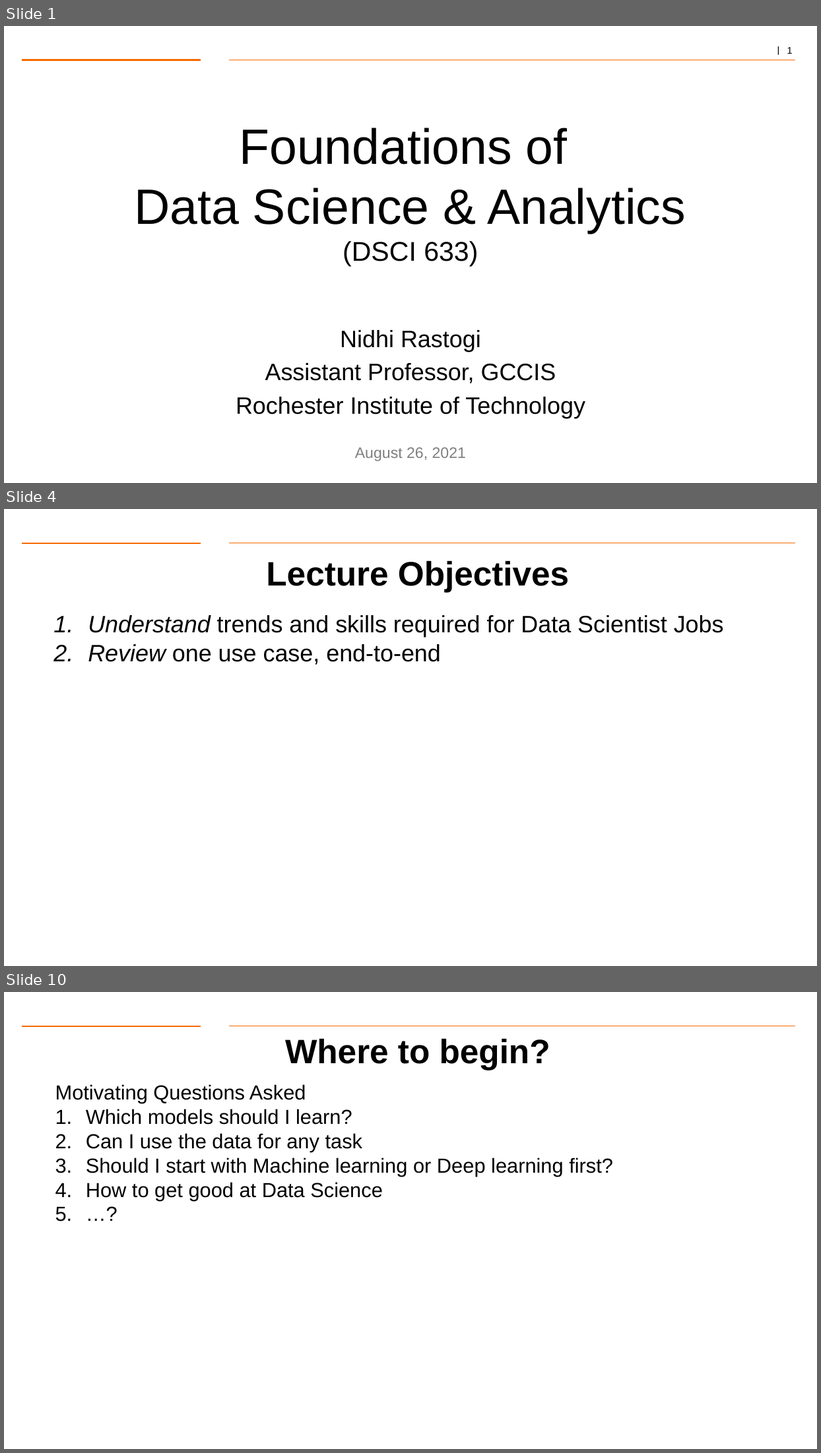
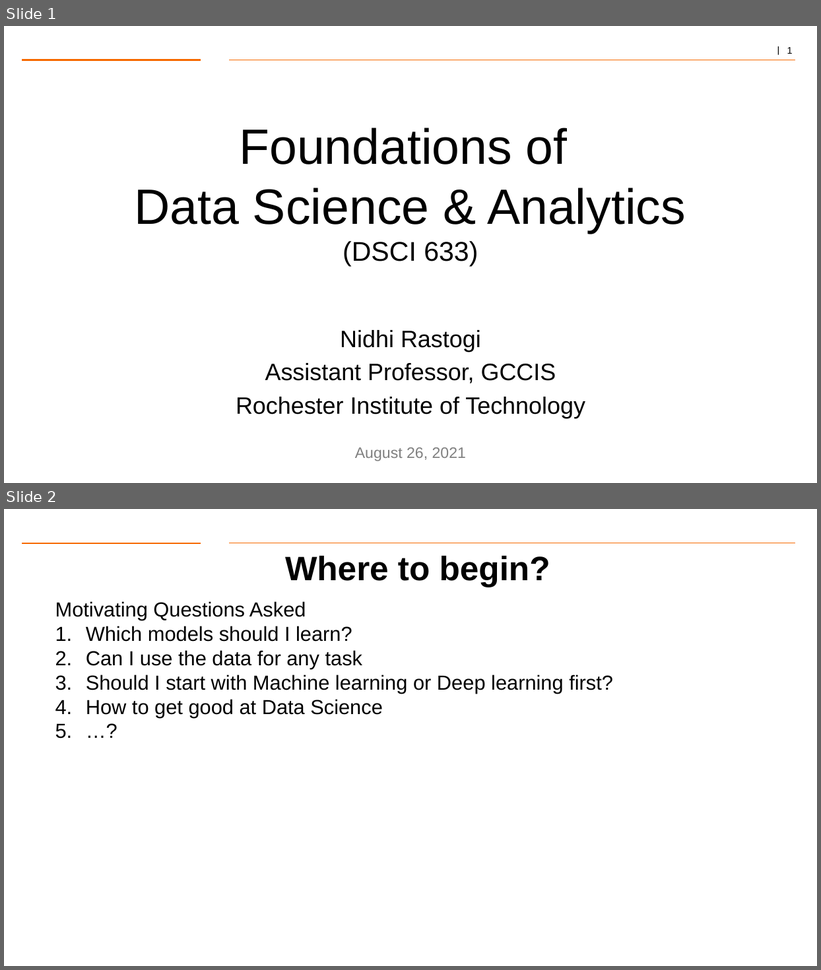
Before and after one commit to gk5951/RIT-DSCI-633-FDS, a slide deck: Syllabus/Lecture02/Lec02_CaseStudy.pptx. Shown one above the other, each under a label of ours: slides 1, 4 and 10 before the commit, slides 1 and 2 after it; the slides between them are not shown. The pictures are 821x1453 and 821x970 pixels, drawn with LibreOffice and Linux fonts; fonts in the diff are those of the drawing; background and template pictures are left out. Boxes give left, top, right and bottom in pixels: in the first picture for what was removed or moved away, otherwise in the second. Text is boxed around its words. In the diff, an @@ line names an element or a change of style, - is before the commit and + after.

```diff
--- a/Syllabus/Lecture02/Lec02_CaseStudy.pptx
+++ b/Syllabus/Lecture02/Lec02_CaseStudy.pptx
@@ slide 4 removed at bbox=[4, 509, 817, 966], background #FFFFFF; not listed: 2 template elements that a slide beside it also shows @@
@@ title removed at bbox=[266, 560, 569, 592] @@
-Lecture Objectives
@@ text removed at bbox=[88, 615, 724, 665] @@
-1. Understand trends and skills required for Data Scientist Jobs
-2. Review one use case, end-to-end
@@ what was slide 10 is now slide 2 @@
```
Also in this commit, not shown: 8 other slides removed, 1 other file.
